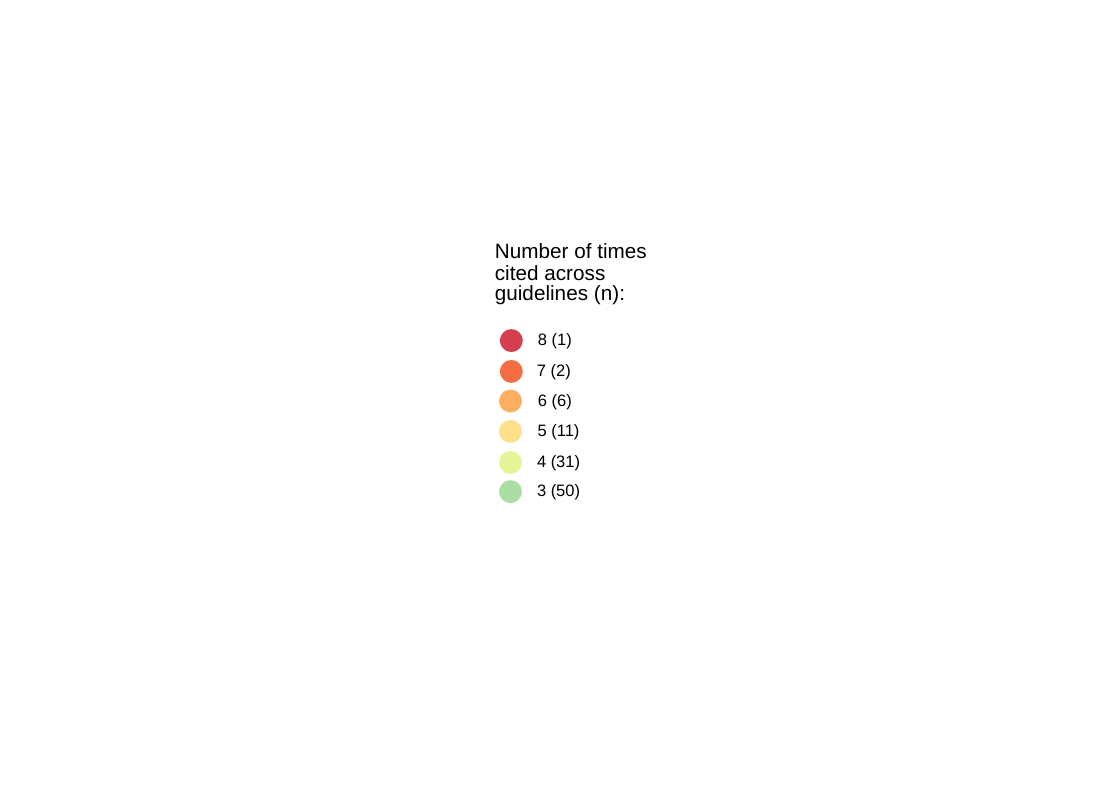
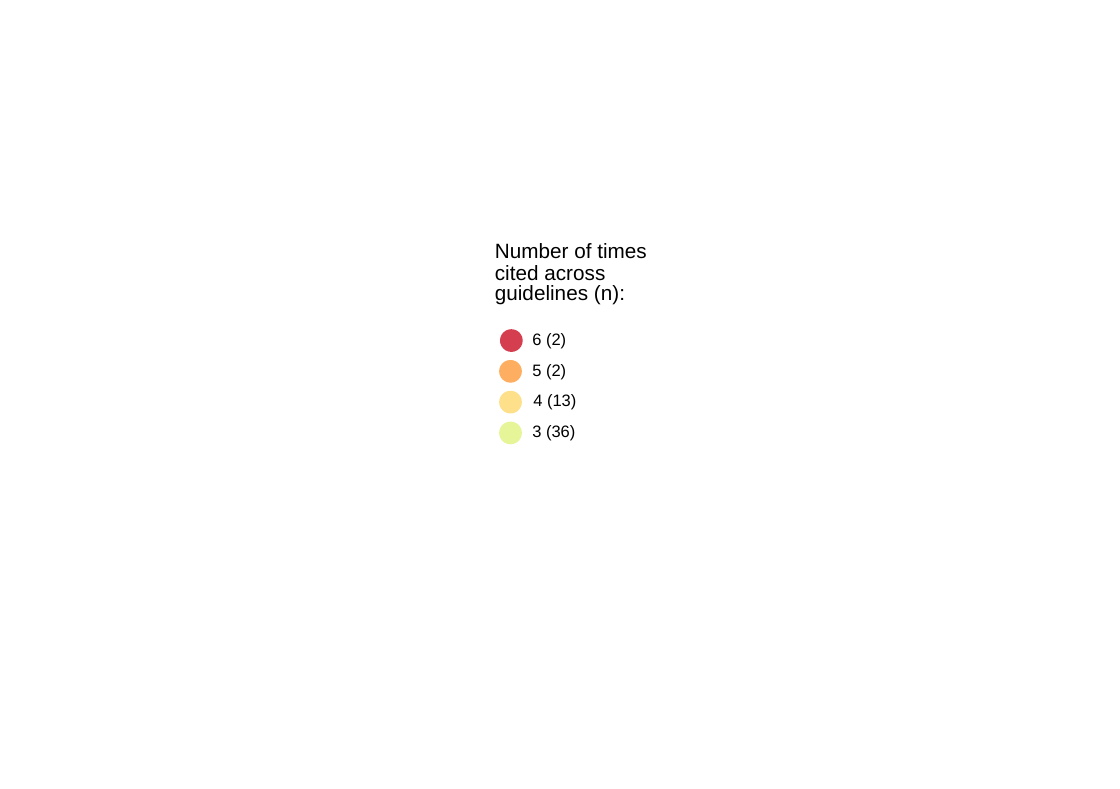
Before and after one commit to marissasmith8/Citation-Network-Analysis, a slide deck: slide 4 of outputs/legend_nrefs_paper.pptx. Drawn at 1120x789 pixels with LibreOffice and Linux fonts; fonts in the diff are those of the drawing. Boxes give left, top, right and bottom in pixels: in the first picture for what was removed or moved away, otherwise in the second. Text is boxed around its words. In the diff, an @@ line names an element or a change of style, - is before the commit and + after.

```diff
--- a/outputs/legend_nrefs_paper.pptx
+++ b/outputs/legend_nrefs_paper.pptx
@@ rectangle removed at (156, 100, 924, 561) @@
@@ text at (532, 333, 566, 349): text changed @@
-8 (1)
+6 (2)
@@ 3 ellipses: place and size @@
-3 ellipses at (500, 390, 521, 474)
+3 ellipses at (500, 360, 521, 444)
@@ text at (532, 364, 566, 379): text changed @@
-7 (2)
+5 (2)
@@ text at (533, 394, 576, 409): text changed @@
-6 (6)
+4 (13)
@@ text at (532, 425, 575, 441): text changed @@
-5 (11)
+3 (36)
@@ group removed at (500, 362, 580, 502): 2 ellipses, 2 texts @@
-3 (50)
-4 (31)
```
Also in this commit, not shown: 1 other slide changed, 5 slides removed, 5 other files.
